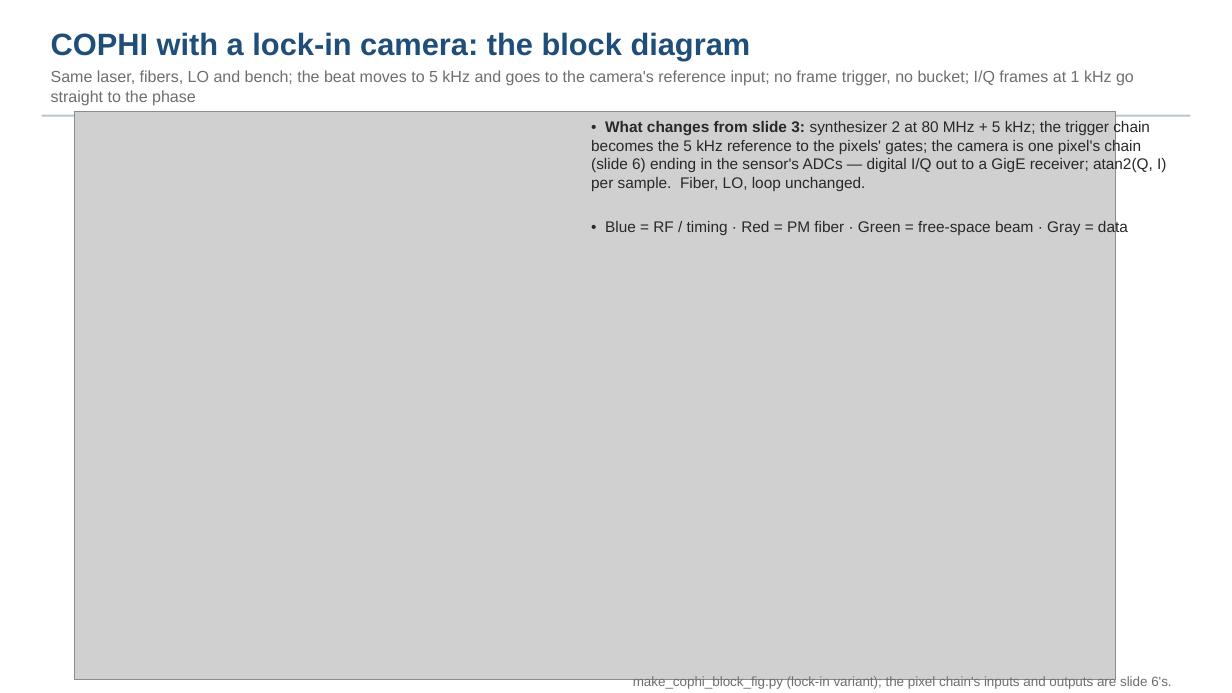
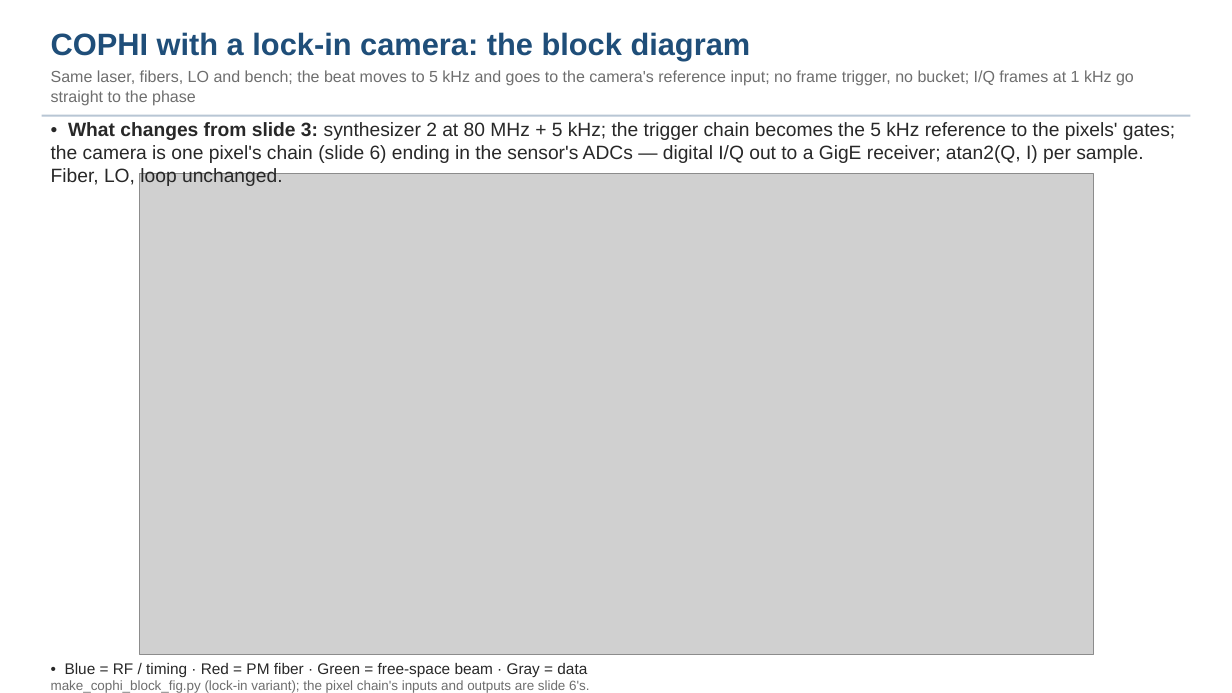
Before and after one commit to nasa-jpl/macos, a slide deck: slide 7 of demo_session/deck_cophi.pptx. Drawn at 1232x693 pixels with LibreOffice and Linux fonts; fonts in the diff are those of the drawing; grey boxes stand for pictures. Boxes give left, top, right and bottom in pixels: in the first picture for what was removed or moved away, otherwise in the second. Text is boxed around its words. In the diff, an @@ line names an element or a change of style, - is before the commit and + after.

```diff
--- a/demo_session/deck_cophi.pptx
+++ b/demo_session/deck_cophi.pptx
@@ text "• What changes from slide ...": place and size @@
-text "• What changes from slide ..." at box(591, 120, 1166, 191)
+text "• What changes from slide ..." at box(51, 122, 1175, 186)
@@ text "• What changes from slide ..." at box(51, 122, 1175, 186): size 12 to 15 pt @@
@@ picture: place and size @@
-picture at box(75, 112, 1116, 679)
+picture at box(140, 174, 1093, 654)
@@ text "• Blue = RF / ...": place and size @@
-text "• Blue = RF / ..." at box(605, 219, 1128, 235)
+text "• Blue = RF / ..." at box(65, 663, 587, 677)
@@ text "make_cophi_block_fig.py (lock-in variant); the pixel ...": place and size @@
-text "make_cophi_block_fig.py (lock-in variant); the pixel ..." at box(633, 675, 1171, 689)
+text "make_cophi_block_fig.py (lock-in variant); the pixel ..." at box(51, 680, 589, 693)
```
Also in this commit, not shown: 3 other slides changed, 11 other files.
